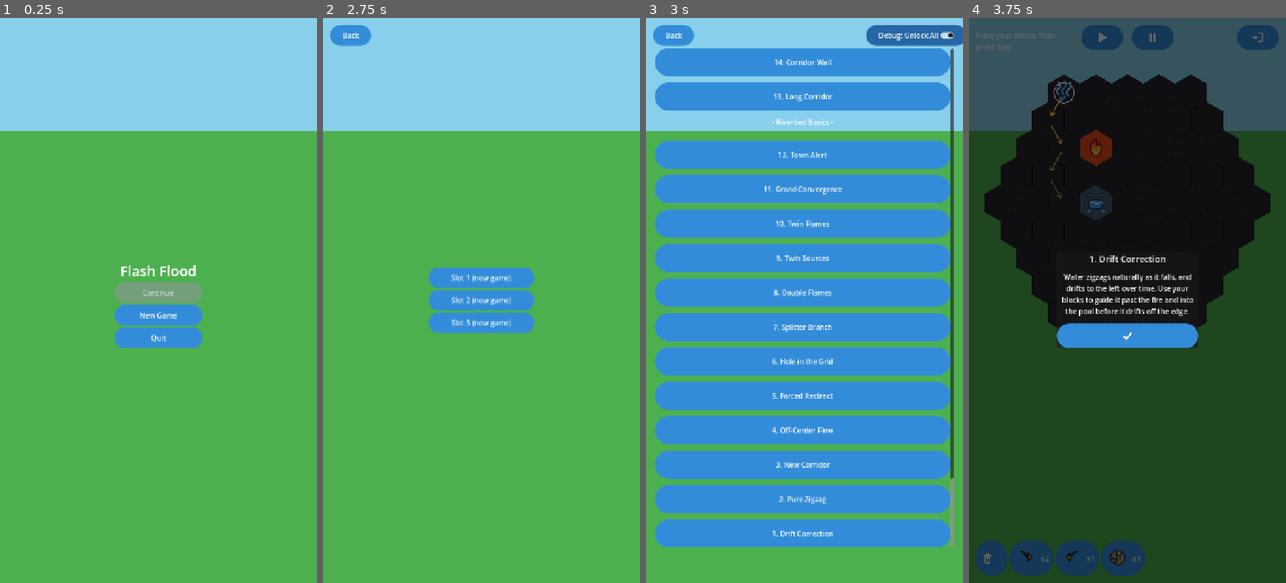
Above: before the commit, frames 1-4 (left to right).
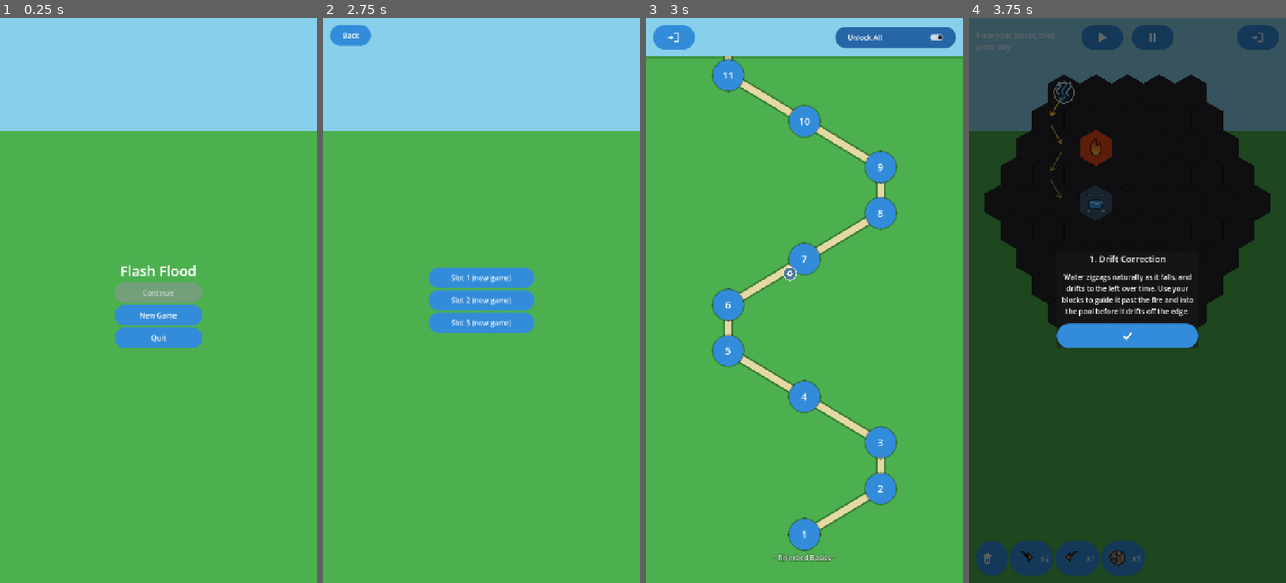
Above: after the commit, the same moments.

Repository: jitternoise/sunny_balcony
Game: Godot game, scene res://scenes/MainMenu.tscn
The game is run twice, just before and just after one commit, with the same random seed, the same clock (stepped at 60 frames per second) and the same inputs.
Inputs (mouse positions are in pixels of both pictures, inside the frame that each line leads up to):
- Up to frame 1 (0.25 s): no input
- Up to frame 2 (2.75 s): click "New Game" at 0.5 s; click "Back" at 1.25 s; click "New Game" at 2 s
- Up to frame 3 (3 s): click "Slot 1 (new game)" at 2.75 s
- Up to frame 4 (3.75 s): click (1127, 532) at 3.5 s, where only the run after the commit has a clickable "1"

Frames 1-2 are identical in both runs. In frame 3, 70% of the frame differs, in the area x 0-100%, y 1-97%; in frame 4, nothing differs.

Commit message:
Rebuild Level Select as a map with a trail between levels
Replaces the 100-row scrolling list with a winding trail: each level is a
round node joined to the next, level 1 at the bottom and the campaign
running upward as before. The stretch already reached is drawn as a bright
path and the rest dim, so progress reads while scrolling. Chapter names
become region markers in the gaps between groups.

Each node carries its state as a badge: a check once completed, a padlock
while locked, and on the eight levels with a Hydro Plant a turbine that
turns amber once the bonus has been earned. The turbine uses a new
white-glyph variant -- the board's own hydro icon was unreadable at badge
size on a coloured node.

Also fixes two defects the old screen had: the debug toggle was clipped off
the right edge, and the sky/grass split cut across the list so identical
buttons rendered in two different colours. The background is now a single
field with a header bar over it, and Back matches the level screen's icons.

Co-Authored-By: Claude Opus 5 <noreply@anthropic.com>
Claude-Session: https://claude.ai/code/session_01QEBxR8firEGJgpMLQAG7a7

Diff:
--- /dev/null
+++ b/game/assets/icons/ui_hydro.svg
@@ -0,0 +1,12 @@
+<svg xmlns="http://www.w3.org/2000/svg" viewBox="0 0 100 100" width="32" height="32">
+  <!-- Level Select badge: the Hydro Plant's turbine hub as a single white
+       glyph. Deliberately heavier than icon_hydro.svg's version -- this is
+       drawn at roughly 20px, where the board icon's fine strokes vanish. -->
+  <circle cx="50" cy="50" r="21" fill="none" stroke="#ffffff" stroke-width="13"/>
+  <g stroke="#ffffff" stroke-width="12" stroke-linecap="round">
+    <line x1="50" y1="14" x2="50" y2="27"/>
+    <line x1="50" y1="73" x2="50" y2="86"/>
+    <line x1="14" y1="50" x2="27" y2="50"/>
+    <line x1="73" y1="50" x2="86" y2="50"/>
+  </g>
+</svg>
--- /dev/null
+++ b/game/assets/icons/ui_lock.svg
@@ -0,0 +1,6 @@
+<svg xmlns="http://www.w3.org/2000/svg" viewBox="0 0 100 100" width="32" height="32">
+  <!-- Level Select: a level that is not unlocked yet. -->
+  <path d="M30 46 V32 a20 20 0 0 1 40 0 v14" fill="none" stroke="#ffffff" stroke-width="11" stroke-linecap="round"/>
+  <rect x="20" y="44" width="60" height="44" rx="9" fill="#ffffff"/>
+  <circle cx="50" cy="66" r="7" fill="#4a4f55"/>
+</svg>
--- a/game/scenes/LevelSelect.tscn
+++ b/game/scenes/LevelSelect.tscn
@@ -1,6 +1,8 @@
-[gd_scene load_steps=2 format=3]
+[gd_scene load_steps=4 format=3]
 
 [ext_resource type="Script" path="res://scripts/ui/LevelSelect.gd" id="1"]
+[ext_resource type="Script" path="res://scripts/ui/LevelMap.gd" id="2"]
+[ext_resource type="Texture2D" uid="uid://cqvescchdo1dq" path="res://assets/icons/ui_exit.svg" id="3"]
 
 [node name="LevelSelect" type="Control"]
 layout_mode = 3
@@ -8,16 +10,8 @@
 anchor_bottom = 1.0
 script = ExtResource("1")
 
-[node name="Sky" type="ColorRect" parent="."]
-layout_mode = 1
-anchor_right = 1.0
-anchor_bottom = 0.2
-mouse_filter = 2
-color = Color(0.53, 0.81, 0.92, 1)
-
 [node name="Grass" type="ColorRect" parent="."]
 layout_mode = 1
-anchor_top = 0.2
 anchor_right = 1.0
 anchor_bottom = 1.0
 mouse_filter = 2
@@ -25,31 +19,45 @@
 
 [node name="ScrollContainer" type="ScrollContainer" parent="."]
 layout_mode = 1
-offset_left = 20.0
-offset_top = 70.0
-offset_right = 700.0
-offset_bottom = 1200.0
+anchor_right = 1.0
+anchor_bottom = 1.0
 horizontal_scroll_mode = 0
 
-[node name="VBoxContainer" type="VBoxContainer" parent="ScrollContainer"]
+[node name="MapRoot" type="Control" parent="ScrollContainer"]
 layout_mode = 2
 size_flags_horizontal = 3
-theme_override_constants/separation = 14
+script = ExtResource("2")
+
+[node name="HeaderBar" type="ColorRect" parent="."]
+layout_mode = 1
+anchor_right = 1.0
+offset_bottom = 88.0
+color = Color(0.53, 0.81, 0.92, 1)
+
+[node name="HeaderShadow" type="ColorRect" parent="."]
+layout_mode = 1
+anchor_right = 1.0
+offset_top = 88.0
+offset_bottom = 92.0
+mouse_filter = 2
+color = Color(0, 0, 0, 0.15)
 
 [node name="BackButton" type="Button" parent="."]
 layout_mode = 1
 offset_left = 16.0
 offset_top = 16.0
-offset_right = 96.0
-offset_bottom = 48.0
-text = "Back"
+offset_right = 111.0
+offset_bottom = 72.0
+tooltip_text = "Main Menu"
+icon = ExtResource("3")
+icon_alignment = 1
 
 [node name="DebugUnlockToggle" type="CheckButton" parent="."]
 layout_mode = 1
 anchor_left = 1.0
 anchor_right = 1.0
-offset_left = -220.0
-offset_top = 16.0
+offset_left = -290.0
+offset_top = 20.0
 offset_right = -16.0
-offset_bottom = 48.0
-text = "Debug: Unlock All"
+offset_bottom = 68.0
+text = "Unlock All"
--- /dev/null
+++ b/game/scripts/ui/LevelMap.gd
@@ -0,0 +1,37 @@
+extends Control
+class_name LevelMap
+
+## The winding trail behind the Level Select map. Level nodes are added as
+## this Control's children, so they draw ON TOP of the path this node draws
+## in _draw() -- a Control paints itself before its children.
+##
+## The trail is split at the furthest level the player has reached: the
+## stretch they have already travelled is drawn solid and bright, the rest
+## dim, so progress reads at a glance while scrolling without needing a
+## counter anywhere.
+
+## One point per level, in level order (level 1 first). Set by LevelSelect.
+var points: PackedVector2Array = PackedVector2Array()
+
+## How many leading points count as "reached" -- the trail up to this many
+## levels is drawn bright. 1 means only level 1 has been reached.
+var reached_count: int = 1
+
+const TRAIL_WIDTH := 14.0
+const TRAIL_CASING_WIDTH := 22.0
+const CASING_COLOR := Color(0.16, 0.32, 0.14, 0.55)
+const TRAIL_REACHED := Color(0.93, 0.87, 0.66, 0.95) # a worn dirt path
+const TRAIL_AHEAD := Color(0.86, 0.86, 0.82, 0.28)
+
+
+func _draw() -> void:
+	if points.size() < 2:
+		return
+	# Casing first, as one pass under the whole trail, so the lighter core
+	# drawn over it reads as a single continuous path rather than a row of
+	# separately-outlined segments meeting at the joins.
+	for i in range(points.size() - 1):
+		draw_line(points[i], points[i + 1], CASING_COLOR, TRAIL_CASING_WIDTH, true)
+	for i in range(points.size() - 1):
+		var reached := (i + 1) < reached_count
+		draw_line(points[i], points[i + 1], TRAIL_REACHED if reached else TRAIL_AHEAD, TRAIL_WIDTH, true)
--- a/game/scripts/ui/LevelSelect.gd
+++ b/game/scripts/ui/LevelSelect.gd
@@ -127,13 +127,43 @@
 
 const TOTAL_LEVEL_SLOTS := 100
 
-## Level buttons fill one full-width row each (a vertical list inside a
-## ScrollContainer). Height fixed; width stretches via SIZE_EXPAND_FILL.
-const BUTTON_HEIGHT := 64.0
-const HEADER_HEIGHT := 40.0
+## Map geometry. Levels are laid out bottom-to-top along a sine-wave trail:
+## level 1 sits at the bottom (where the view opens) and the campaign winds
+## upward, matching the old list's ordering. The wave is what makes the
+## screen read as a journey rather than a column -- NODE_PHASE controls how
+## many levels make up one full left-right swing.
+const NODE_SIZE := 76.0
+const NODE_SPACING := 104.0 # vertical gap between consecutive levels
+const GROUP_GAP := 84.0 # extra room inserted where a new chapter begins
+const NODE_AMPLITUDE := 200.0 # how far the trail swings either side of centre
+const NODE_PHASE := PI / 3.0
+const MAP_WIDTH := 720.0 # the project's fixed portrait width
+const MAP_MARGIN_TOP := 120.0
+const MAP_MARGIN_BOTTOM := 110.0
+const HEADER_HEIGHT := 40.0 # height of a chapter-name marker
+
+## Corner badges on a level node. Kept small enough to read as annotations
+## on the number rather than competing with it.
+const BADGE_SIZE := 32.0
+const ICON_CHECK := preload("res://assets/icons/ui_check.svg")
+const ICON_LOCK := preload("res://assets/icons/ui_lock.svg")
+const ICON_HYDRO := preload("res://assets/icons/ui_hydro.svg")
+
+## Badge backing colours. Each badge sits in its own filled disc so it
+## reads against a node of any colour AND against the grass it overhangs --
+## the board's own hydro icon was unreadable at this size on a green node,
+## which is why the badge uses a white-glyph variant instead.
+const BADGE_BG_CHECK := Color(0.13, 0.4, 0.18)
+const BADGE_BG_LOCK := Color(0.28, 0.31, 0.34)
+const BADGE_BG_BONUS_EARNED := Color(0.93, 0.66, 0.16)
+const BADGE_BG_BONUS_MISSING := Color(0.3, 0.47, 0.6)
+
+const COLOR_COMPLETED := Color(0.22, 0.62, 0.31)
+const COLOR_UNLOCKED := Color(0.2, 0.55, 0.85)
+const COLOR_LOCKED := Color(0.42, 0.46, 0.5, 0.85)
 
 @onready var scroll: ScrollContainer = $ScrollContainer
-@onready var list: VBoxContainer = $ScrollContainer/VBoxContainer
+@onready var map_root: LevelMap = $ScrollContainer/MapRoot
 @onready var back_button: Button = $BackButton
 @onready var debug_unlock_toggle: CheckButton = $DebugUnlockToggle
 
@@ -142,69 +172,187 @@
 	back_button.pressed.connect(func(): get_tree().change_scene_to_file("res://scenes/MainMenu.tscn"))
 	debug_unlock_toggle.button_pressed = GameState.debug_unlock_all
 	debug_unlock_toggle.toggled.connect(_on_debug_unlock_toggled)
-	_build_level_buttons()
+	_build_map()
 
 
 func _on_debug_unlock_toggled(pressed: bool) -> void:
 	GameState.debug_unlock_all = pressed
-	_build_level_buttons()
-
-
-## Builds the list bottom-to-top: level 1 is the LAST child added (bottom of
-## the list); level 100 the FIRST (top). A group's header label is added just
-## BEFORE its highest-numbered level's button, so on screen it sits directly
-## above that group. Combined with _scroll_to_bottom() the screen opens on
-## Level 1 and the player scrolls UP through the groups.
-func _build_level_buttons() -> void:
-	for child in list.get_children():
+	_build_map()
+
+
+## Lays every level out along the trail, adds its node, and hands the trail
+## points to LevelMap so it can draw the path underneath them. Rebuilt from
+## scratch whenever progress or the debug unlock changes, same as the old
+## list was.
+func _build_map() -> void:
+	for child in map_root.get_children():
+		map_root.remove_child(child)
 		child.queue_free()
 
-	for i in range(TOTAL_LEVEL_SLOTS - 1, -1, -1):
+	# Walk the campaign once to work out how tall the map is, inserting a
+	# gap wherever a new chapter starts, then a second time to place things
+	# -- the first pass is what makes the bottom-anchored y values possible.
+	var offsets: Array[float] = []
+	var group_label_offsets := {} # group index -> distance up from the bottom
+	var up := MAP_MARGIN_BOTTOM
+	for i in range(TOTAL_LEVEL_SLOTS):
 		var level_number := i + 1
-		for group in GROUPS:
-			if level_number == group["last"]:
-				list.add_child(_build_group_header(group["name"]))
+		var group_index := _group_index_starting_at(level_number)
+		if group_index != -1 and i > 0:
+			up += GROUP_GAP
+			group_label_offsets[group_index] = up - GROUP_GAP * 0.5
+		elif group_index != -1:
+			group_label_offsets[group_index] = up - MAP_MARGIN_BOTTOM * 0.55
+		offsets.append(up)
+		up += NODE_SPACING
+	var content_height: float = up - NODE_SPACING + MAP_MARGIN_TOP
+	map_root.custom_minimum_size = Vector2(MAP_WIDTH, content_height)
+
+	var points := PackedVector2Array()
+	for i in range(TOTAL_LEVEL_SLOTS):
+		points.append(Vector2(
+			MAP_WIDTH * 0.5 + NODE_AMPLITUDE * sin(i * NODE_PHASE),
+			content_height - offsets[i]))
+
+	for group_index in group_label_offsets.keys():
+		map_root.add_child(_build_group_label(
+			GROUPS[group_index]["name"], content_height - group_label_offsets[group_index]))
+
+	var reached := 1
+	for i in range(TOTAL_LEVEL_SLOTS):
+		var level_number := i + 1
 		if i < LEVEL_PATHS.size():
-			list.add_child(_build_level_button(LEVEL_PATHS[i]))
+			var level_data: LevelData = load(LEVEL_PATHS[i])
+			if GameState.is_level_unlocked(level_data.level_id):
+				reached = maxi(reached, level_number)
+			map_root.add_child(_build_level_node(level_data, LEVEL_PATHS[i], points[i]))
 		else:
-			list.add_child(_build_placeholder_button(level_number))
-
+			map_root.add_child(_build_placeholder_node(level_number, points[i]))
+
+	map_root.points = points
+	map_root.reached_count = reached
+	map_root.queue_redraw()
 	_scroll_to_bottom()
 
 
-## A non-interactive header row naming the task group below it.
-func _build_group_header(group_name: String) -> Label:
+## The index into GROUPS of the chapter that starts at `level_number`, or
+## -1 if no chapter starts there.
+func _group_index_starting_at(level_number: int) -> int:
+	for i in range(GROUPS.size()):
+		if GROUPS[i]["first"] == level_number:
+			return i
+	return -1
+
+
+## A chapter name, spanning the full width so it reads as a region marker
+## the trail passes through rather than a label attached to one level.
+func _build_group_label(group_name: String, y: float) -> Label:
 	var label := Label.new()
 	label.text = "- %s -" % group_name
 	label.horizontal_alignment = HORIZONTAL_ALIGNMENT_CENTER
-	label.custom_minimum_size = Vector2(0, HEADER_HEIGHT)
-	label.size_flags_horizontal = Control.SIZE_EXPAND_FILL
 	label.mouse_filter = Control.MOUSE_FILTER_IGNORE
+	label.position = Vector2(0, y - HEADER_HEIGHT * 0.5)
+	label.size = Vector2(MAP_WIDTH, HEADER_HEIGHT)
+	label.add_theme_color_override("font_color", Color(1, 1, 1, 0.92))
+	label.add_theme_color_override("font_outline_color", Color(0.14, 0.3, 0.13, 0.9))
+	label.add_theme_constant_override("outline_size", 6)
 	return label
 
 
-func _build_level_button(path: String) -> Button:
-	var level_data: LevelData = load(path)
+## One round level node centred on `center`, carrying its number plus
+## whichever badges apply: a check once completed, a padlock while locked,
+## and -- only on the levels that have a Hydro Plant -- a turbine showing
+## whether that level's optional bonus has been earned.
+func _build_level_node(level_data: LevelData, path: String, center: Vector2) -> Button:
+	var unlocked := GameState.is_level_unlocked(level_data.level_id)
+	var completed: bool = GameState.completed_levels.has(level_data.level_id)
+
 	var button := Button.new()
-	button.text = level_data.display_name
-	if GameState.completed_levels.has(level_data.level_id):
-		button.text += " *"
-	button.custom_minimum_size = Vector2(0, BUTTON_HEIGHT)
-	button.size_flags_horizontal = Control.SIZE_EXPAND_FILL
-	button.disabled = not GameState.is_level_unlocked(level_data.level_id)
-	button.pressed.connect(_on_level_selected.bind(path))
+	button.text = str(level_data.level_id)
+	button.tooltip_text = level_data.display_name
+	button.disabled = not unlocked
+	button.size = Vector2(NODE_SIZE, NODE_SIZE)
+	button.position = center - Vector2(NODE_SIZE, NODE_SIZE) * 0.5
+	_style_node(button, COLOR_COMPLETED if completed else (COLOR_UNLOCKED if unlocked else COLOR_LOCKED))
+	if unlocked:
+		button.pressed.connect(_on_level_selected.bind(path))
+
+	var top_right := Vector2(NODE_SIZE - BADGE_SIZE * 0.66, -BADGE_SIZE * 0.34)
+	if completed:
+		_add_badge(button, ICON_CHECK, top_right, BADGE_BG_CHECK, Color.WHITE)
+	elif not unlocked:
+		_add_badge(button, ICON_LOCK, top_right, BADGE_BG_LOCK, Color.WHITE)
+
+	# Only the handful of levels that ship a plant advertise the bonus: an
+	# amber turbine once it has been earned, a muted one until then, so the
+	# levels that still have something to give stand out on the map.
+	if not level_data.hydro_plant_cells.is_empty():
+		var earned := GameState.has_hydro_bonus(level_data.level_id)
+		_add_badge(button, ICON_HYDRO,
+			Vector2(-BADGE_SIZE * 0.34, NODE_SIZE - BADGE_SIZE * 0.66),
+			BADGE_BG_BONUS_EARNED if earned else BADGE_BG_BONUS_MISSING,
+			Color.WHITE)
+
 	return button
 
 
 ## Kept for safety if LEVEL_PATHS ever shrinks below TOTAL_LEVEL_SLOTS --
 ## with all 100 levels authored this is normally never built.
-func _build_placeholder_button(level_number: int) -> Button:
+func _build_placeholder_node(level_number: int, center: Vector2) -> Button:
 	var button := Button.new()
-	button.text = "%d. Coming soon" % level_number
-	button.custom_minimum_size = Vector2(0, BUTTON_HEIGHT)
-	button.size_flags_horizontal = Control.SIZE_EXPAND_FILL
+	button.text = str(level_number)
+	button.tooltip_text = "Coming soon"
 	button.disabled = true
+	button.size = Vector2(NODE_SIZE, NODE_SIZE)
+	button.position = center - Vector2(NODE_SIZE, NODE_SIZE) * 0.5
+	_style_node(button, COLOR_LOCKED)
 	return button
+
+
+## Repaints one node in `color` and pulls its padding in, so the shared
+## theme's text-sized pill becomes a circle at NODE_SIZE.
+func _style_node(button: Button, color: Color) -> void:
+	for state in ["normal", "hover", "pressed", "disabled"]:
+		var box := StyleBoxFlat.new()
+		box.bg_color = color
+		if state == "hover":
+			box.bg_color = color.lightened(0.12)
+		elif state == "pressed":
+			box.bg_color = color.darkened(0.18)
+		box.set_corner_radius_all(999)
+		box.set_content_margin_all(4.0)
+		box.border_color = Color(0, 0, 0, 0.25)
+		box.set_border_width_all(3)
+		button.add_theme_stylebox_override(state, box)
+	button.add_theme_font_size_override("font_size", 22)
+
+
+## A round badge pinned to one corner of a level node: a filled disc with
+## the glyph centred inside it. Both the disc and the glyph ignore mouse
+## input so they never eat a tap meant for the node itself.
+func _add_badge(button: Button, texture: Texture2D, offset: Vector2,
+		background: Color, tint: Color) -> void:
+	var disc := Panel.new()
+	var box := StyleBoxFlat.new()
+	box.bg_color = background
+	box.set_corner_radius_all(999)
+	box.border_color = Color(1, 1, 1, 0.9)
+	box.set_border_width_all(2)
+	disc.add_theme_stylebox_override("panel", box)
+	disc.size = Vector2(BADGE_SIZE, BADGE_SIZE)
+	disc.position = offset
+	disc.mouse_filter = Control.MOUSE_FILTER_IGNORE
+	button.add_child(disc)
+
+	var glyph := TextureRect.new()
+	glyph.texture = texture
+	glyph.expand_mode = TextureRect.EXPAND_IGNORE_SIZE
+	glyph.stretch_mode = TextureRect.STRETCH_KEEP_ASPECT_CENTERED
+	glyph.size = Vector2(BADGE_SIZE, BADGE_SIZE) * 0.68
+	glyph.position = Vector2(BADGE_SIZE, BADGE_SIZE) * 0.16
+	glyph.modulate = tint
+	glyph.mouse_filter = Control.MOUSE_FILTER_IGNORE
+	disc.add_child(glyph)
 
 
 ## Starts the view scrolled to the bottom (Level 1). One frame of delay so
--- a/game/tests/LevelSelectShots.gd
+++ b/game/tests/LevelSelectShots.gd
@@ -27,13 +27,13 @@
 	GameState.highest_unlocked_level = 16
 	for i in range(1, 16):
 		GameState.completed_levels[i] = true
-	screen._build_level_buttons()
+	screen._build_map()
 	await _settle(8)
 	await _shot("11_mid_campaign_bottom")
 
 	# Scrolled up into the group headers.
 	var scroll: ScrollContainer = screen.get_node("ScrollContainer")
-	scroll.scroll_vertical = maxi(0, scroll.scroll_vertical - 700)
+	scroll.scroll_vertical = maxi(0, scroll.scroll_vertical - 1500)
 	await _settle(4)
 	await _shot("12_mid_campaign_scrolled")
 
--- /dev/null
+++ b/game/tests/VerifyLevelMap.gd
@@ -0,0 +1,83 @@
+extends Node
+
+## Checks the Level Select map builds correctly and that each node's state
+## follows save progress: one node per level along a connected trail, a lock
+## while a level is locked, a check once completed, and a turbine badge only
+## on the levels that ship a Hydro Plant.
+## Run from game/:  godot --headless res://tests/VerifyLevelMap.tscn
+
+var _failures := 0
+
+
+func _check(cond: bool, what: String) -> void:
+	if cond:
+		print("  ok   ", what)
+	else:
+		_failures += 1
+		printerr("  FAIL ", what)
+
+
+func _ready() -> void:
+	GameState.current_slot = 0
+	GameState.debug_unlock_all = false
+	GameState.highest_unlocked_level = 16
+	GameState.completed_levels = {}
+	GameState.hydro_bonus_levels = {7: true}
+	for i in range(1, 16):
+		GameState.completed_levels[i] = true
+
+	var screen: Control = load("res://scenes/LevelSelect.tscn").instantiate()
+	add_child(screen)
+	await get_tree().process_frame
+	await get_tree().process_frame
+
+	var map: LevelMap = screen.get_node("ScrollContainer/MapRoot")
+	_check(map.points.size() == screen.TOTAL_LEVEL_SLOTS,
+		"the trail has one point per level (%d)" % map.points.size())
+	_check(map.reached_count == 16, "the trail is lit as far as the furthest unlocked level")
+	_check(map.custom_minimum_size.y > 1000.0, "the map is taller than one screen, so it scrolls")
+
+	# Level 1 sits at the bottom of the map and 100 at the top, matching the
+	# campaign order the screen opens on.
+	_check(map.points[0].y > map.points[screen.TOTAL_LEVEL_SLOTS - 1].y,
+		"level 1 is at the bottom and the campaign runs upward")
+
+	var nodes := {}
+	for child in map.get_children():
+		if child is Button:
+			nodes[int(child.text)] = child
+	_check(nodes.size() == screen.TOTAL_LEVEL_SLOTS,
+		"every level has a node on the map (%d)" % nodes.size())
+
+	_check(not nodes[15].disabled and nodes[15].tooltip_text != "", "a completed level is tappable and named")
+	_check(not nodes[16].disabled, "the furthest unlocked level is tappable")
+	_check(nodes[17].disabled, "a locked level is not tappable")
+	_check(_badge_count(nodes[15]) >= 1, "a completed level carries a badge")
+	_check(_badge_count(nodes[17]) >= 1, "a locked level carries a badge")
+
+	# The turbine badge belongs only to levels that actually ship a plant.
+	var plant_levels := []
+	for i in range(screen.LEVEL_PATHS.size()):
+		var data: LevelData = load(screen.LEVEL_PATHS[i])
+		if not data.hydro_plant_cells.is_empty():
+			plant_levels.append(data.level_id)
+	_check(plant_levels.size() == 8, "eight levels ship a plant (%d)" % plant_levels.size())
+	for level_id in plant_levels:
+		_check(_badge_count(nodes[level_id]) >= 1, "level %d shows its bonus badge" % level_id)
+	# Level 12 has no plant and is neither completed nor locked-with-a-badge
+	# beyond its lock, so it is a clean control for "no bonus badge".
+	_check(_badge_count(nodes[12]) == 1, "a level with no plant shows only its lock/check badge")
+
+	if _failures == 0:
+		print("LEVEL MAP PASS")
+	else:
+		printerr("LEVEL MAP FAIL: %d failure(s)" % _failures)
+	get_tree().quit(1 if _failures > 0 else 0)
+
+
+func _badge_count(button: Button) -> int:
+	var n := 0
+	for child in button.get_children():
+		if child is Panel:
+			n += 1
+	return n
--- /dev/null
+++ b/game/tests/VerifyLevelMap.tscn
@@ -0,0 +1,6 @@
+[gd_scene load_steps=2 format=3]
+
+[ext_resource type="Script" path="res://tests/VerifyLevelMap.gd" id="1"]
+
+[node name="VerifyLevelMap" type="Node"]
+script = ExtResource("1")
Not shown, added: game/assets/icons/ui_hydro.svg.import
Not shown, added: game/assets/icons/ui_lock.svg.import
Not shown, added: game/scripts/ui/LevelMap.gd.uid
Not shown, added: game/tests/VerifyLevelMap.gd.uid
Not shown, changed: game/README.md
